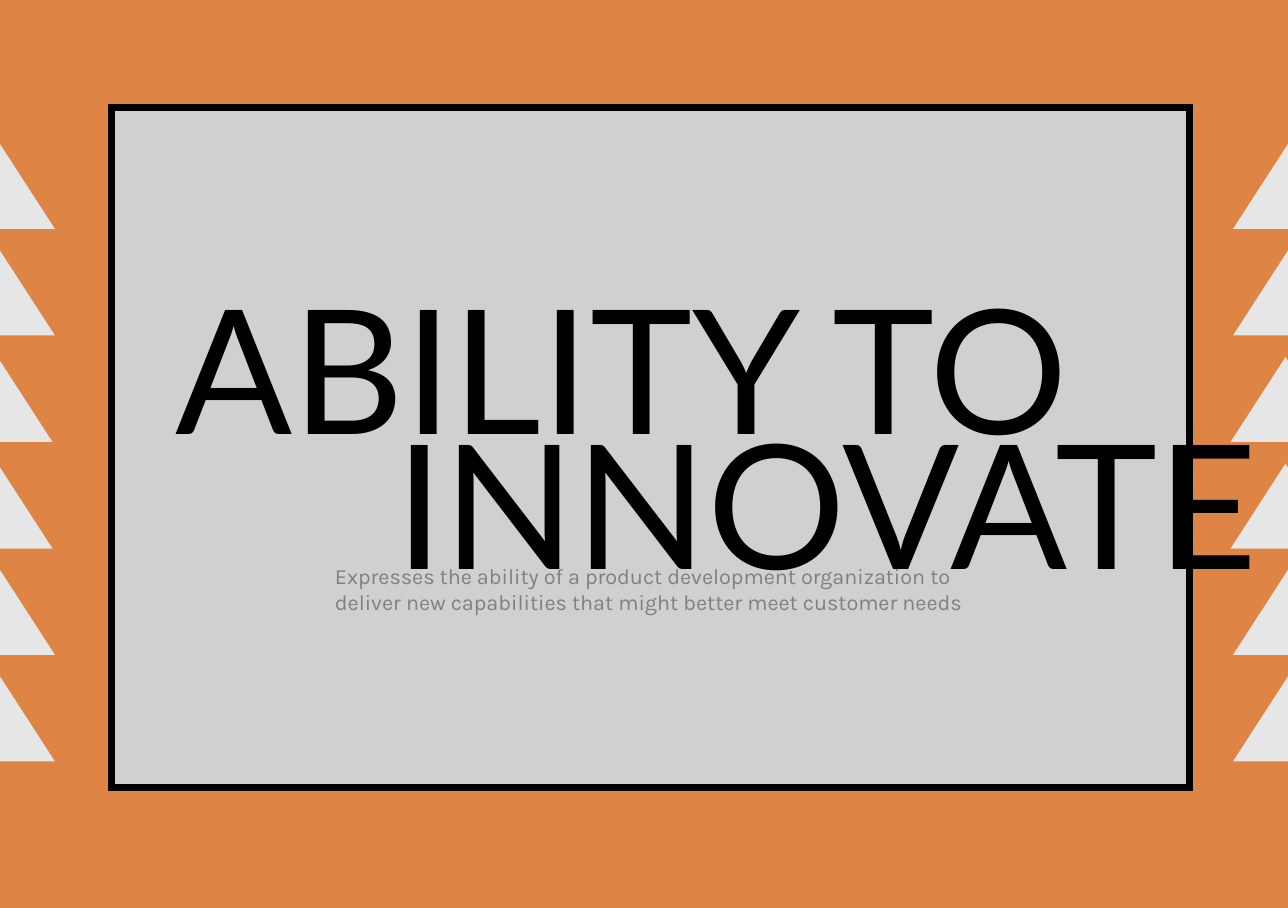
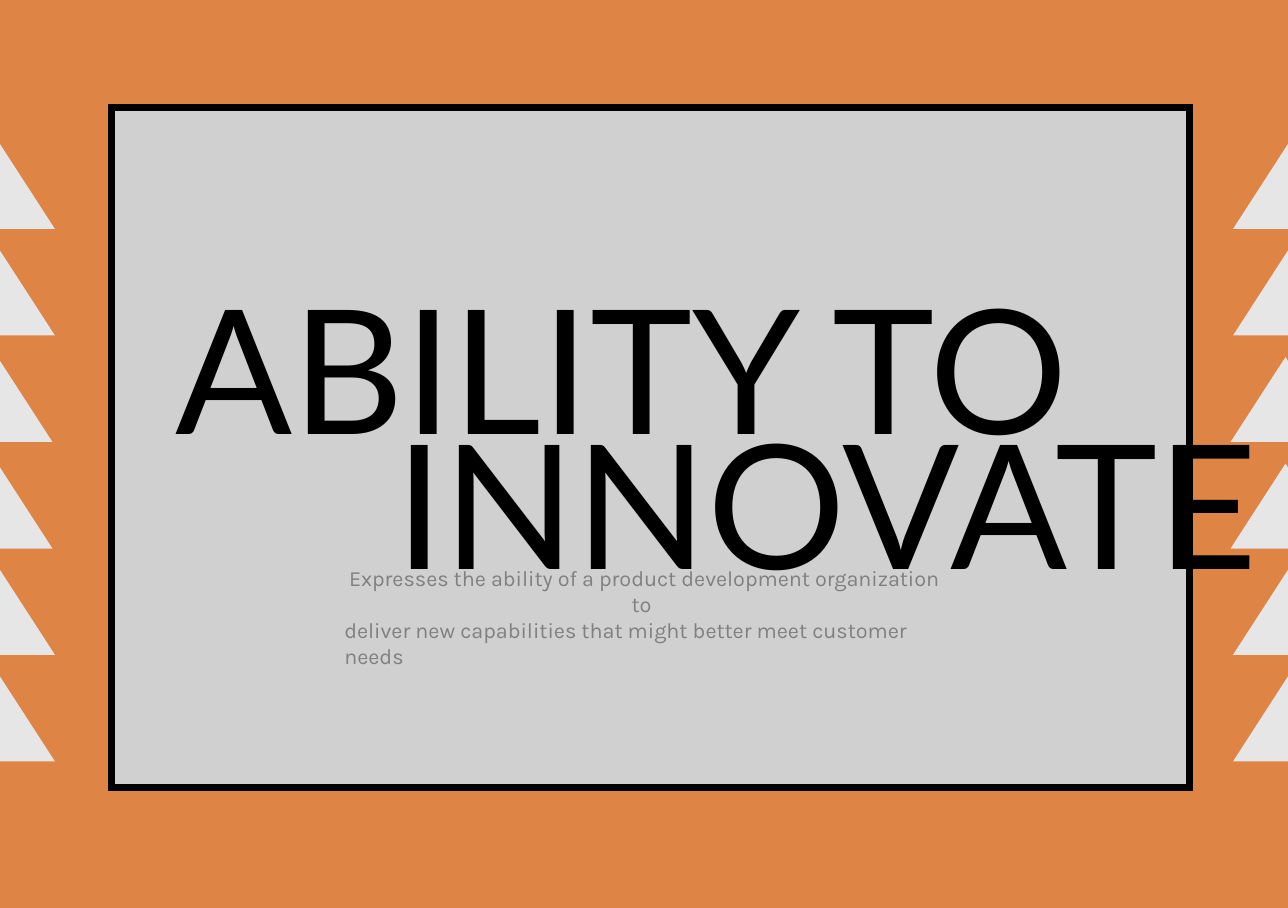
Before and after one commit to ScrumFacilitators/measuringoutcome-en, a slide deck: slide 7 of Measuring Outcome.pptx. Drawn at 1288x908 pixels with LibreOffice and Linux fonts; fonts in the diff are those of the drawing; grey boxes stand for pictures. Boxes give left, top, right and bottom in pixels: in the first picture for what was removed or moved away, otherwise in the second. Text is boxed around its words. In the diff, an @@ line names an element or a change of style, - is before the commit and + after.

```diff
--- a/Measuring Outcome.pptx
+++ b/Measuring Outcome.pptx
@@ text "Expresses the ability of a ...": place and size @@
-text "Expresses the ability of a ..." at <box>335,564,961,615</box>
+text "Expresses the ability of a ..." at <box>344,566,939,664</box>
@@ text at <box>349,566,939,612</box>: alignment left to centre @@
```
Also in this commit, not shown: 3 other slides changed.
